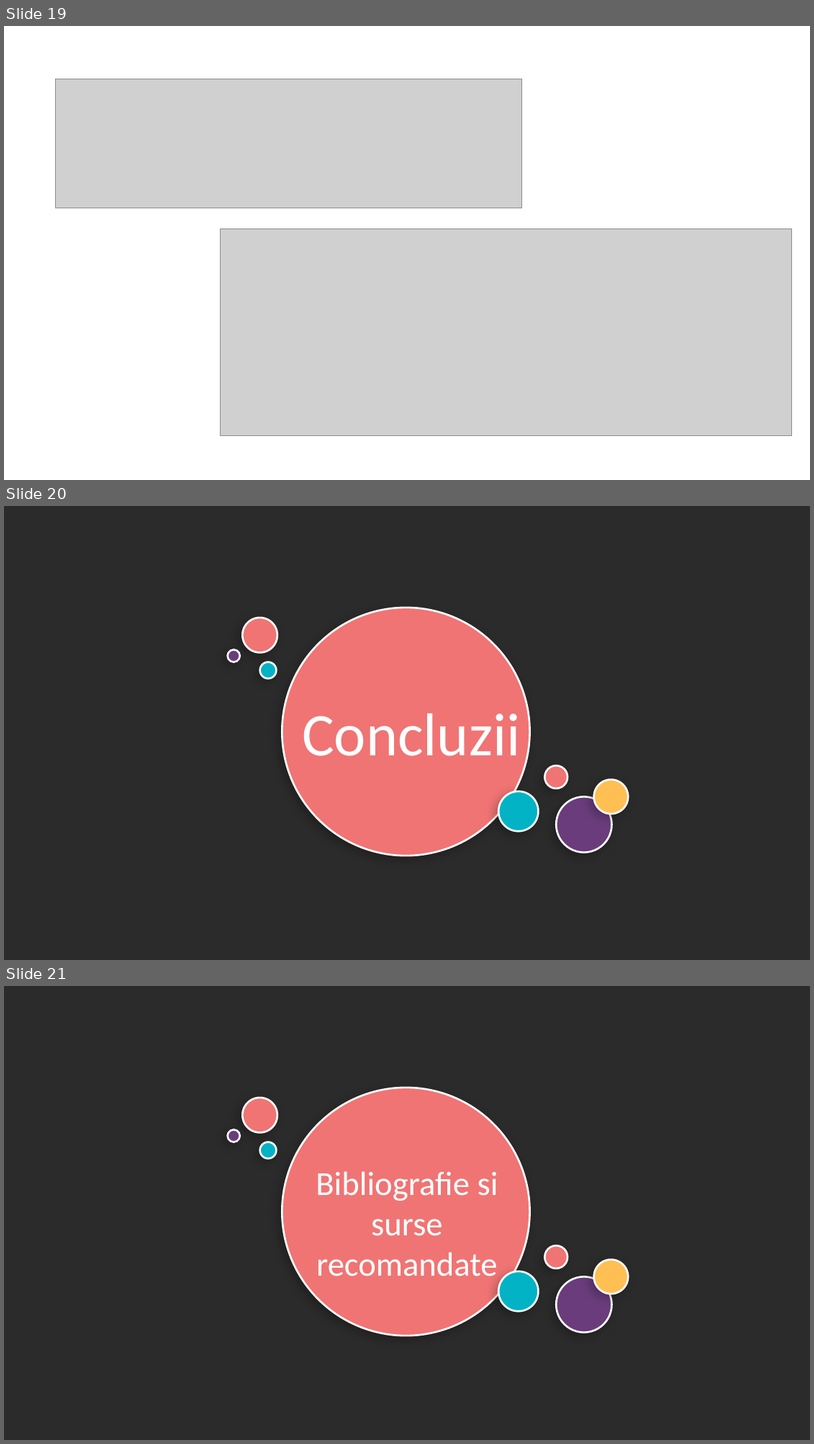
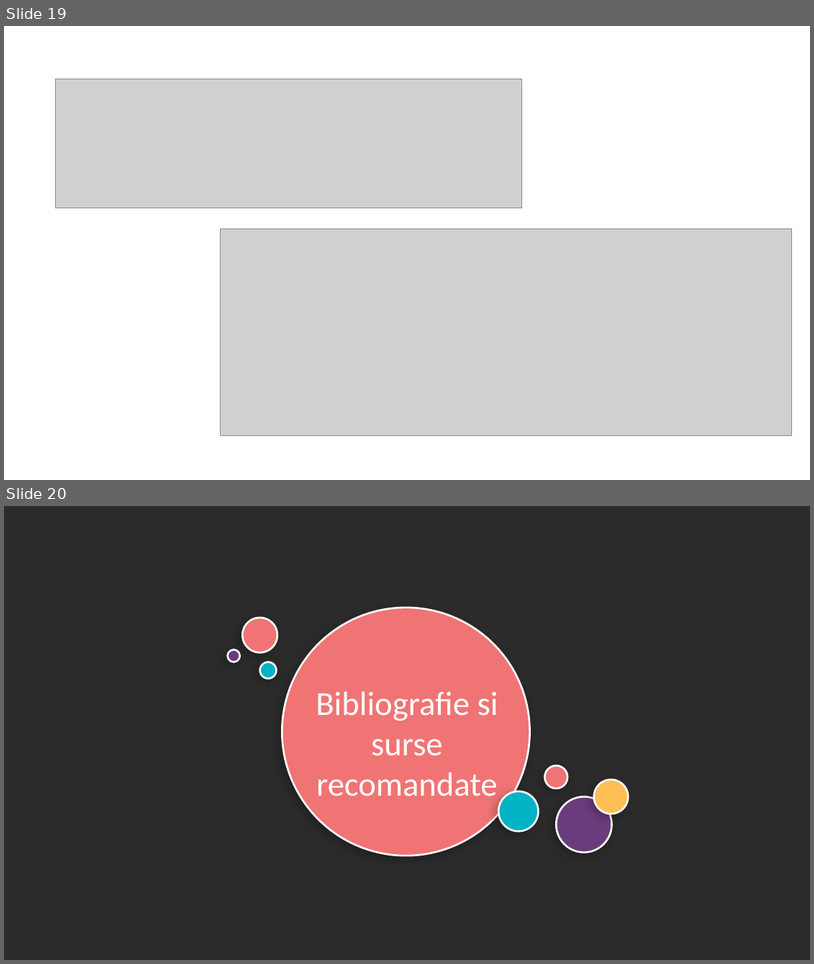
Before and after one commit to lia-ghita/Java-Image-Processing-with-OpenCV, a slide deck: Procesarea imaginilor.pptx. Shown one above the other, each under a label of ours: slides 19, 20 and 21 before the commit, slides 19 and 20 after it. The pictures are 814x1444 and 814x964 pixels, drawn with LibreOffice and Linux fonts; fonts in the diff are those of the drawing; grey boxes stand for pictures; background and template pictures are left out; a plain dark background stands for a picture behind light text. Boxes give left, top, right and bottom in pixels: in the first picture for what was removed or moved away, otherwise in the second. Text is boxed around its words. In the diff, an @@ line names an element or a change of style, - is before the commit and + after.

```diff
--- a/Procesarea imaginilor.pptx
+++ b/Procesarea imaginilor.pptx
@@ slide 20 removed at [4,506,810,960], background picture (left out) @@
@@ ellipse removed at [282,608,530,856] @@
@@ ellipse removed at [242,618,278,652] @@
@@ ellipse removed at [228,649,240,662] @@
@@ ellipse removed at [260,662,276,678] @@
@@ text removed at [302,713,521,756] @@
-Concluzii
@@ ellipse removed at [545,765,568,788] @@
@@ ellipse removed at [594,780,629,814] @@
@@ ellipse removed at [499,791,539,831] @@
@@ ellipse removed at [556,796,612,852] @@
@@ what was slide 21 is now slide 20 @@
```
Also in this commit, not shown: 1 slide changed, 2 slides added, 3 other slides removed, 1 other file.
